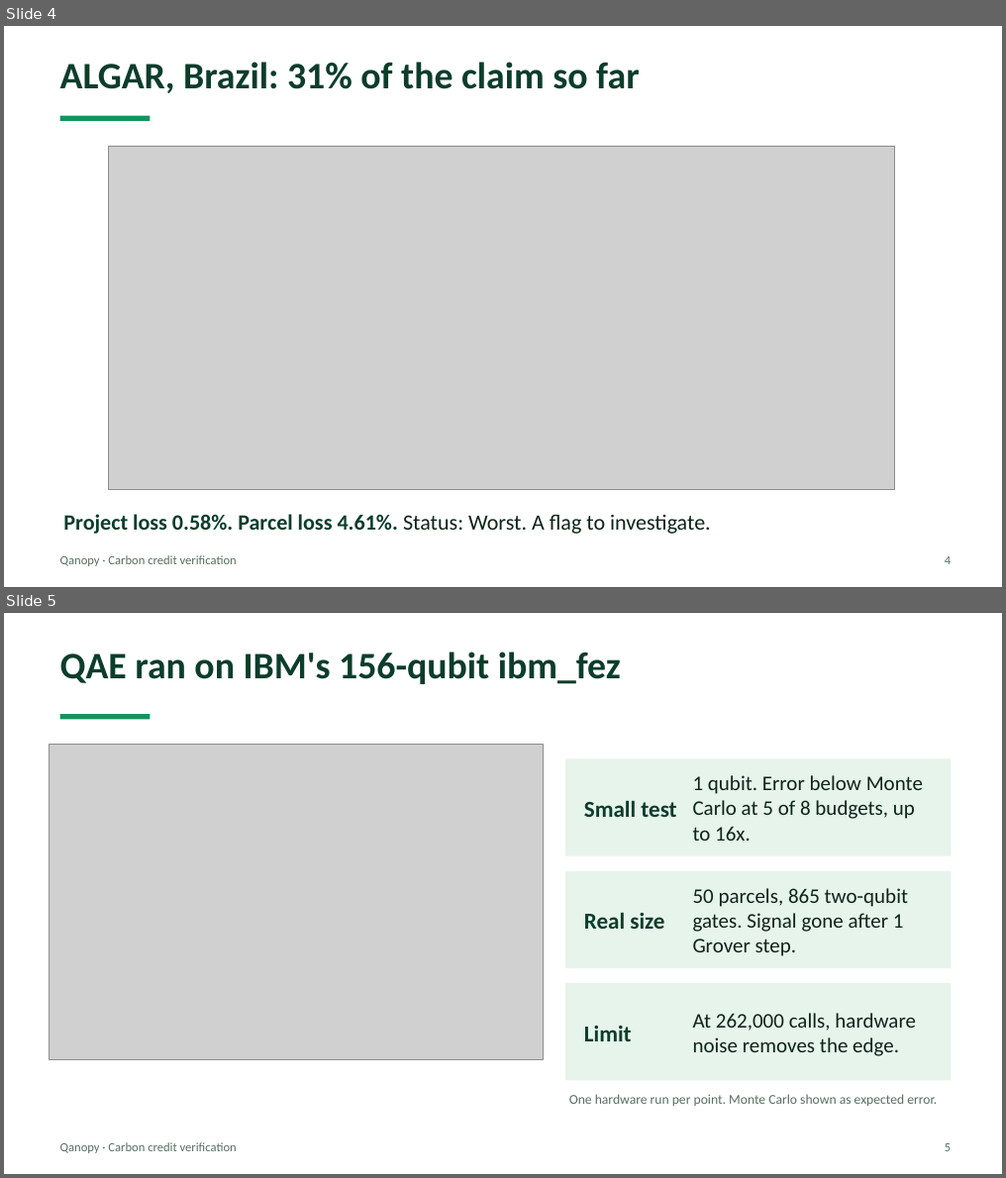
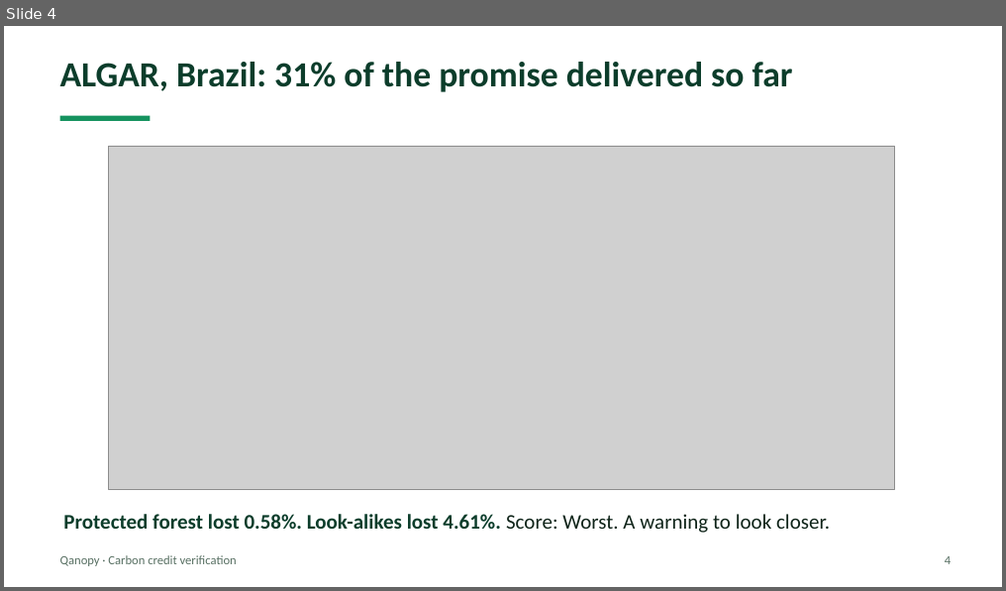
Before and after one commit to Quantum-hackathon-Qanopy/Parcel_finder, a slide deck: docs/Qanopy_pitch.pptx. Shown one above the other, each under a label of ours: slides 4 and 5 before the commit, slide 4 after it. The pictures are 1006x1178 and 1006x591 pixels, drawn with LibreOffice and Linux fonts; fonts in the diff are those of the drawing; grey boxes stand for pictures. Boxes give left, top, right and bottom in pixels: in the first picture for what was removed or moved away, otherwise in the second. Text is boxed around its words. In the diff, an @@ line names an element or a change of style, - is before the commit and + after.

```diff
--- a/docs/Qanopy_pitch.pptx
+++ b/docs/Qanopy_pitch.pptx
@@ slide 5 removed at (4, 613, 1002, 1174), background #FFFFFF @@
@@ text removed at (60, 652, 621, 684) @@
-QAE ran on IBM's 156-qubit ibm_fez
@@ rectangle removed at (60, 714, 150, 719) @@
@@ picture removed at (49, 744, 543, 1059) @@
@@ rectangle removed at (565, 759, 951, 857) @@
@@ text removed at (693, 775, 923, 841) @@
-1 qubit. Error below Monte Carlo at 5 of 8 budgets, up to 16x.
@@ text removed at (584, 800, 676, 817) @@
-Small test
@@ rectangle removed at (565, 871, 951, 968) @@
@@ text removed at (693, 888, 908, 957) @@
-50 parcels, 865 two-qubit gates. Signal gone after 1 Grover step.
@@ text removed at (584, 912, 664, 929) @@
-Real size
@@ rectangle removed at (565, 983, 951, 1081) @@
@@ text removed at (584, 1026, 632, 1042) @@
-Limit
@@ text removed at (693, 1013, 916, 1057) @@
-At 262,000 calls, hardware noise removes the edge.
@@ text removed at (569, 1094, 937, 1106) @@
-One hardware run per point. Monte Carlo shown as expected error.
@@ text removed at (60, 1143, 237, 1154) @@
-Qanopy · Carbon credit verification
@@ text removed at (944, 1144, 950, 1152) @@
-5
@@ slide 4 changed as well @@
@@ text at (60, 62, 793, 92): text changed; size 36 to 34 pt @@
-ALGAR, Brazil: 31% of the claim so far
+ALGAR, Brazil: 31% of the promise delivered so far
@@ text at (63, 514, 830, 533): text changed; size 21 to 20 pt @@
-Project loss 0.58%. Parcel loss 4.61%. Status: Worst. A flag to investigate.
+Protected forest lost 0.58%. Look-alikes lost 4.61%. Score: Worst. A warning to look closer.
```
Also in this commit, not shown: 4 other slides changed, 2 slides added, 1 other slide removed.
